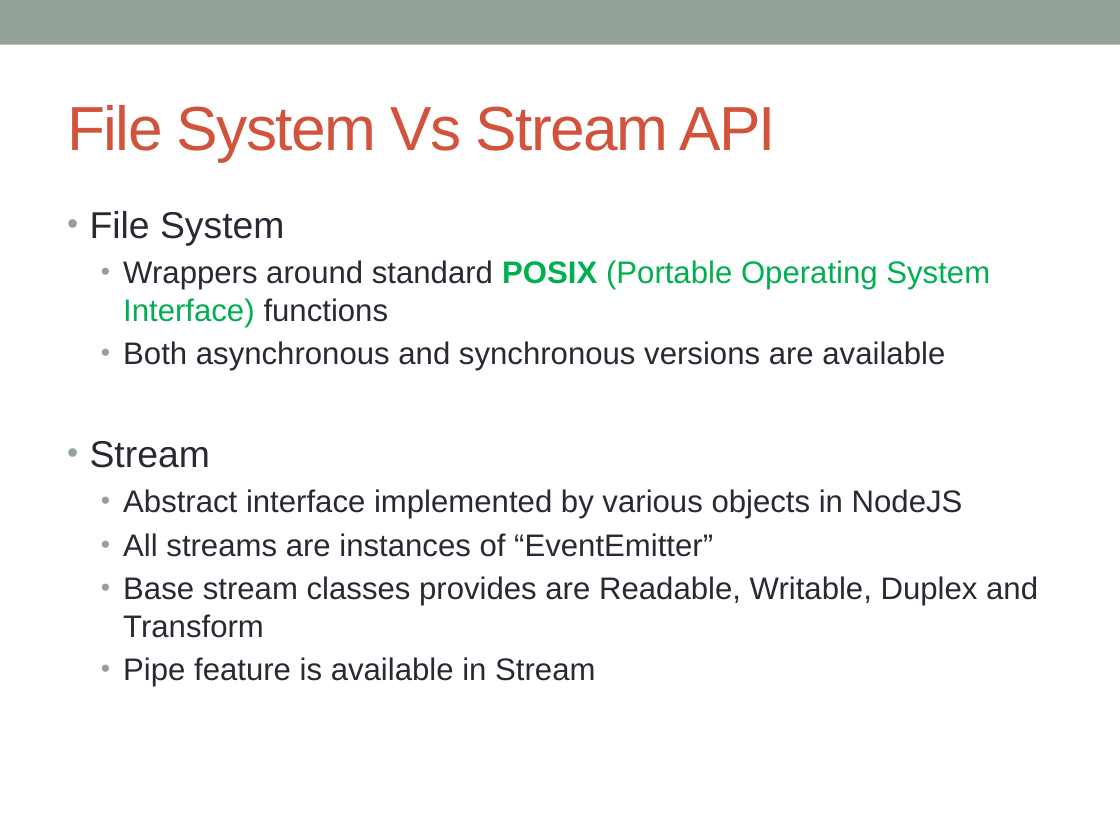
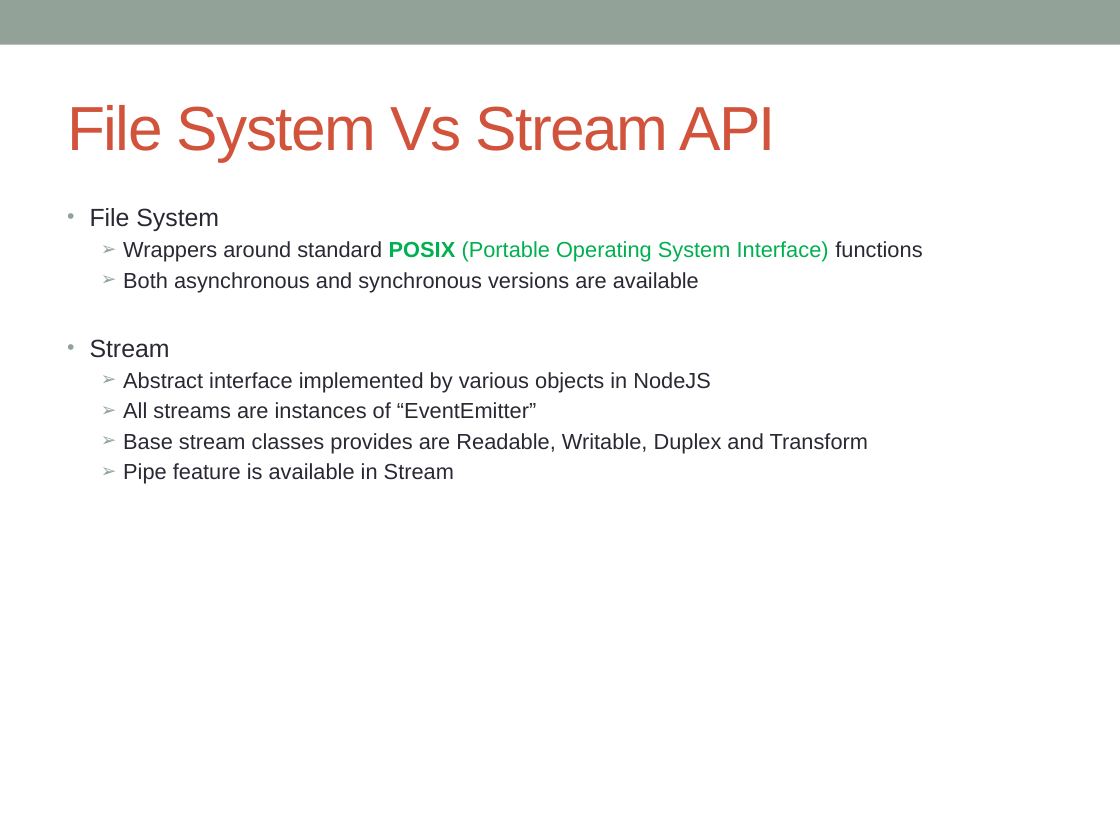
Before and after one commit to notionquest/ProjectDocumentation, a slide deck: slide 15 of NodeJS.pptx (slide 14 before the commit). Drawn at 1120x840 pixels with LibreOffice and Linux fonts; fonts in the diff are those of the drawing. Boxes give left, top, right and bottom in pixels: in the first picture for what was removed or moved away, otherwise in the second. Text is boxed around its words. In the diff, an @@ line names an element or a change of style, - is before the commit and + after.

Commit message:
NodeJS updated with grunt, gulp, ansibale and browserify

```diff
--- a/NodeJS.pptx
+++ b/NodeJS.pptx
@@ text "File System" at [90, 208, 922, 484]: size 24 to 16 pt in "File System", "Stream"; size 20 to 14 pt; less space between paragraphs; bullet • to ➢ @@
```
Also in this commit, not shown: 11 other slides changed, 8 slides added.
